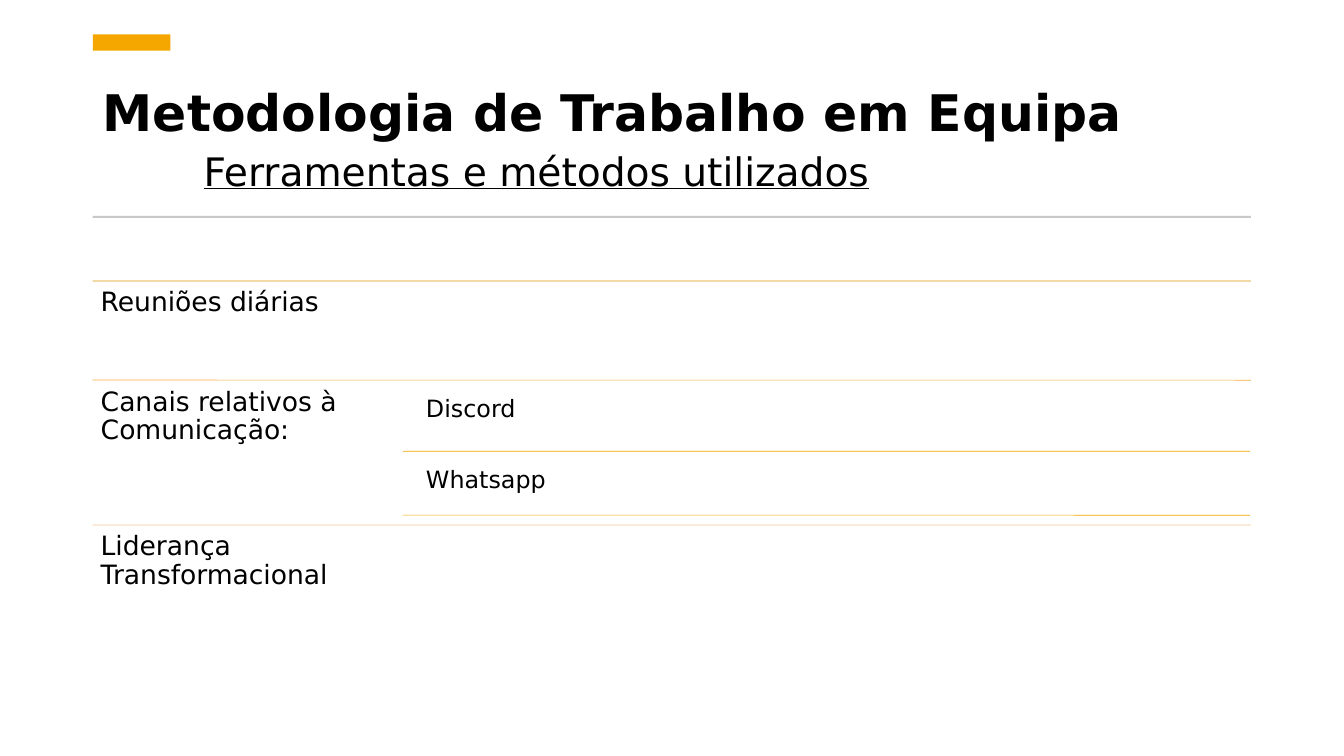
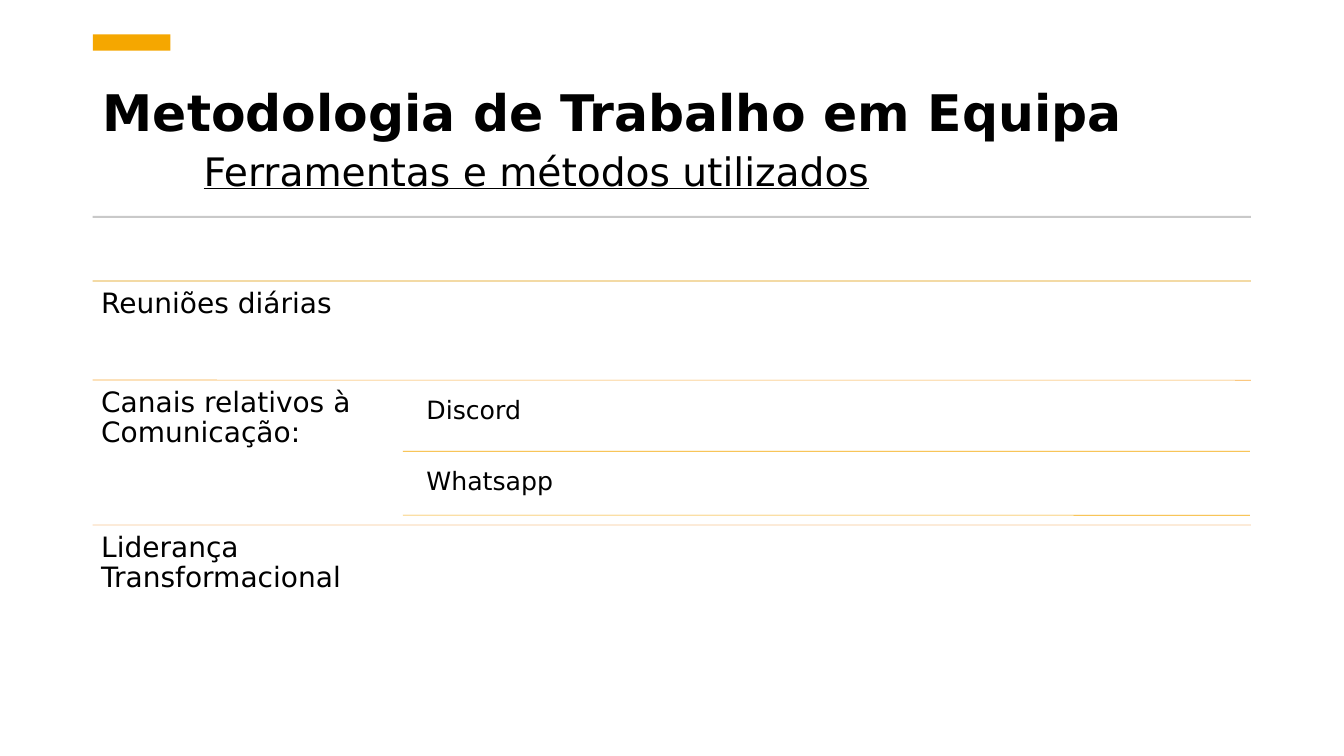
Before and after one commit to pedrolemos4/LAPR4, a slide deck: slide 6 of docs/Apresentação/US9002_Apresentação.pptx. Drawn at 1344x756 pixels with LibreOffice and Linux fonts; fonts in the diff are those of the drawing. Boxes give left, top, right and bottom in pixels: in the first picture for what was removed or moved away, otherwise in the second. Text is boxed around its words. In the diff, an @@ line names an element or a change of style, - is before the commit and + after.

```diff
--- a/docs/Apresentação/US9002_Apresentação.pptx
+++ b/docs/Apresentação/US9002_Apresentação.pptx
@@ text "Discord" at <box>426,400,521,420</box>: size 17 to 18 pt @@
@@ text "Whatsapp" at <box>426,471,553,496</box>: size 17 to 18 pt @@
@@ size 19 to 20 pt in 3 elements at <box>101,291,332,314</box>, <box>101,390,350,448</box>, <box>101,535,341,588</box> @@
```
Also in this commit, not shown: 8 other slides changed, 1 slide added.
